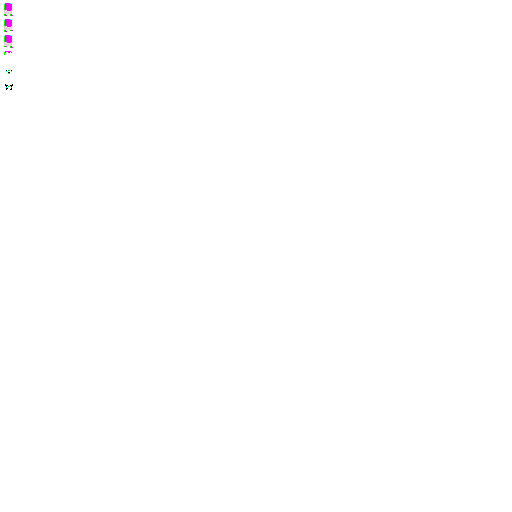
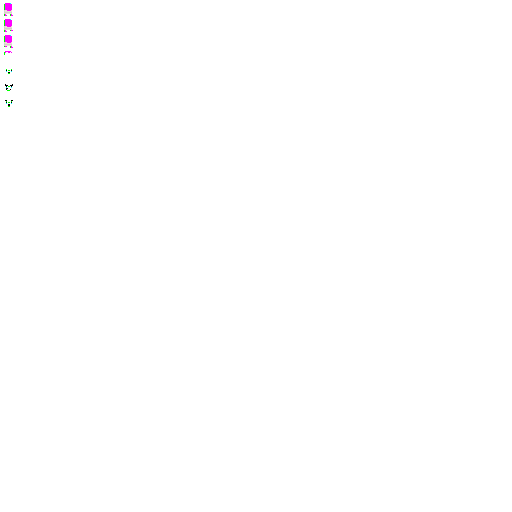
Revision of a layered 512 × 512 image; what changed, layer by layer:
painted on "body" over [5, 69, 13, 107]
